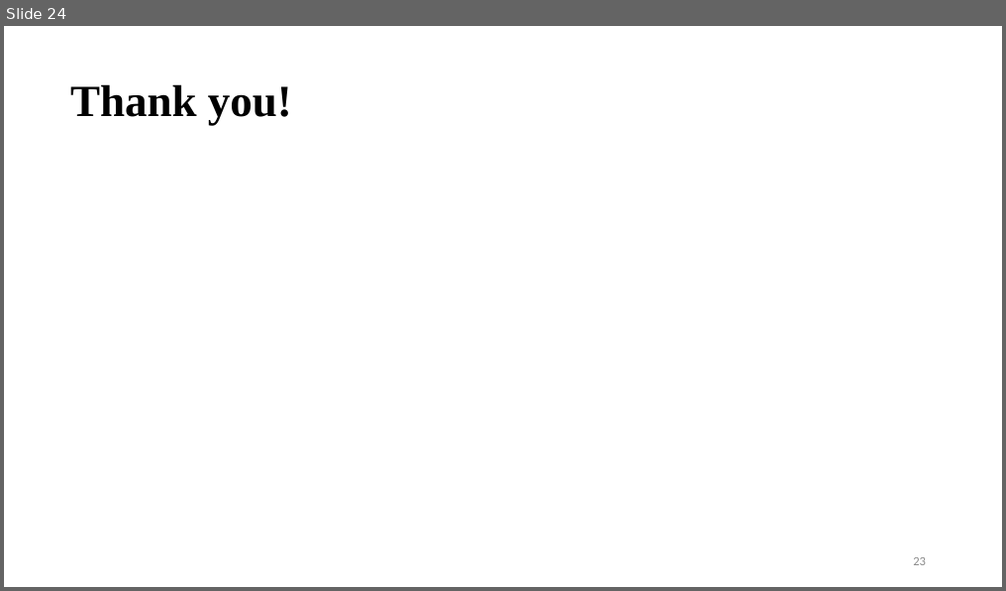
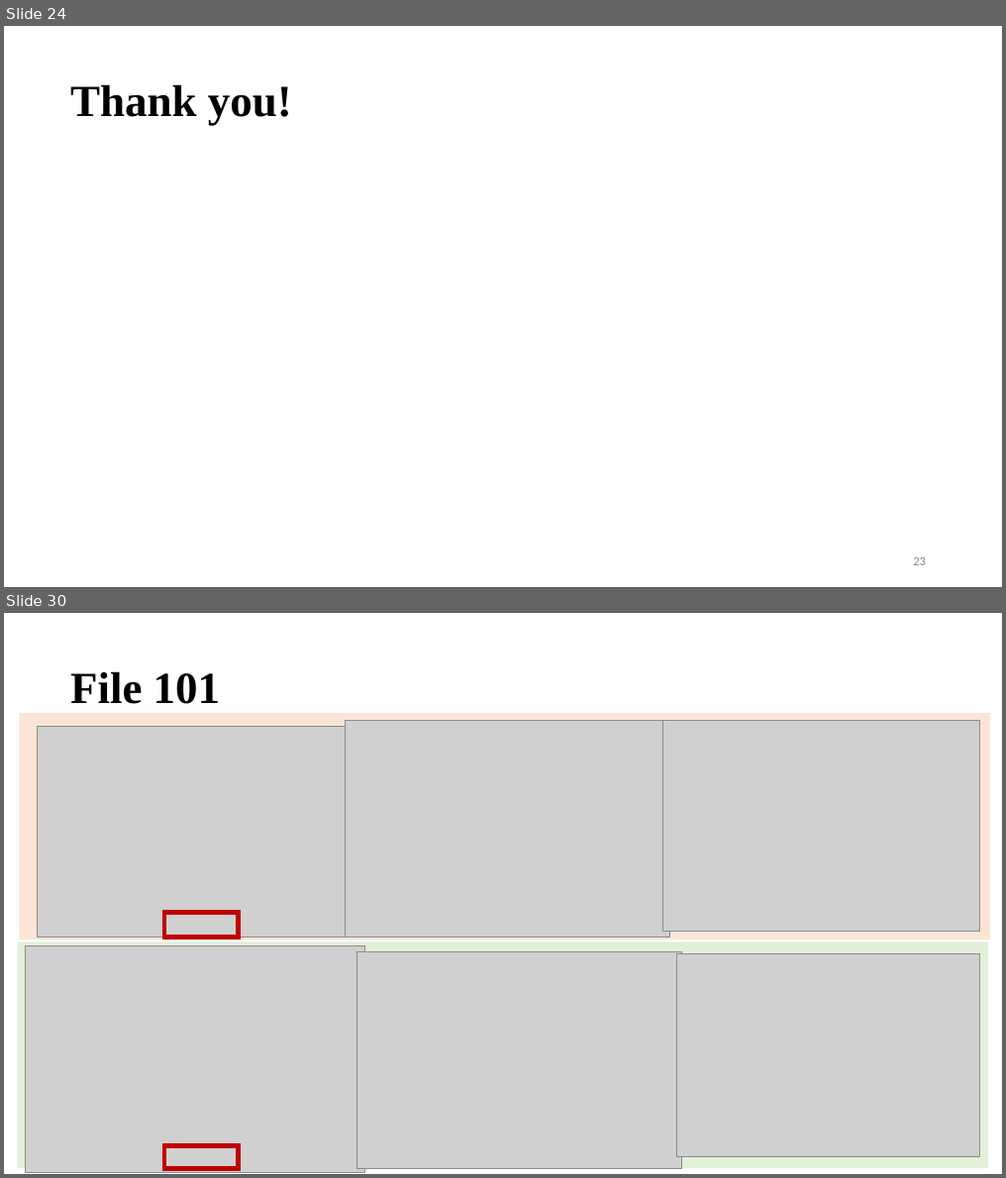
Before and after one commit to vinogradova-lab/cell-type-specific-proximity-labeling, a slide deck: docs/group_meeting_pp_turboid.pptx. Shown one above the other, each under a label of ours: slide 24 before the commit, slides 24 and 30 after it; the slides between them are not shown. The pictures are 1006x591 and 1006x1178 pixels, drawn with LibreOffice and Linux fonts; fonts in the diff are those of the drawing; grey boxes stand for pictures. Boxes give left, top, right and bottom in pixels: in the first picture for what was removed or moved away, otherwise in the second. Text is boxed around its words. In the diff, an @@ line names an element or a change of style, - is before the commit and + after.

```diff
--- a/docs/group_meeting_pp_turboid.pptx
+++ b/docs/group_meeting_pp_turboid.pptx
@@ slide 30 added at (4, 613, 1002, 1174), background #FFFFFF @@
@@ text added at (70, 671, 221, 704), 42.9 pt, text #000000, bold @@
+File 101
@@ rectangle added at (19, 713, 990, 940), fill #FBE5D6 @@
@@ picture added at (37, 726, 353, 937) @@
@@ picture added at (346, 720, 670, 937) @@
@@ picture added at (662, 720, 979, 931) @@
@@ rectangle added at (164, 913, 239, 937), outline #C00000 4.5 pt @@
@@ rectangle added at (18, 943, 988, 1169), fill #E2F0D9 @@
@@ picture added at (25, 947, 365, 1173) @@
@@ picture added at (357, 953, 682, 1169) @@
@@ picture added at (676, 955, 979, 1157) @@
@@ rectangle added at (164, 1147, 239, 1169), outline #C00000 4.5 pt @@
@@ page number added at (913, 1142, 926, 1157), 12 pt, text #8C8C8C @@
+29
```
Also in this commit, not shown: 6 other slides added, 1 other file.
